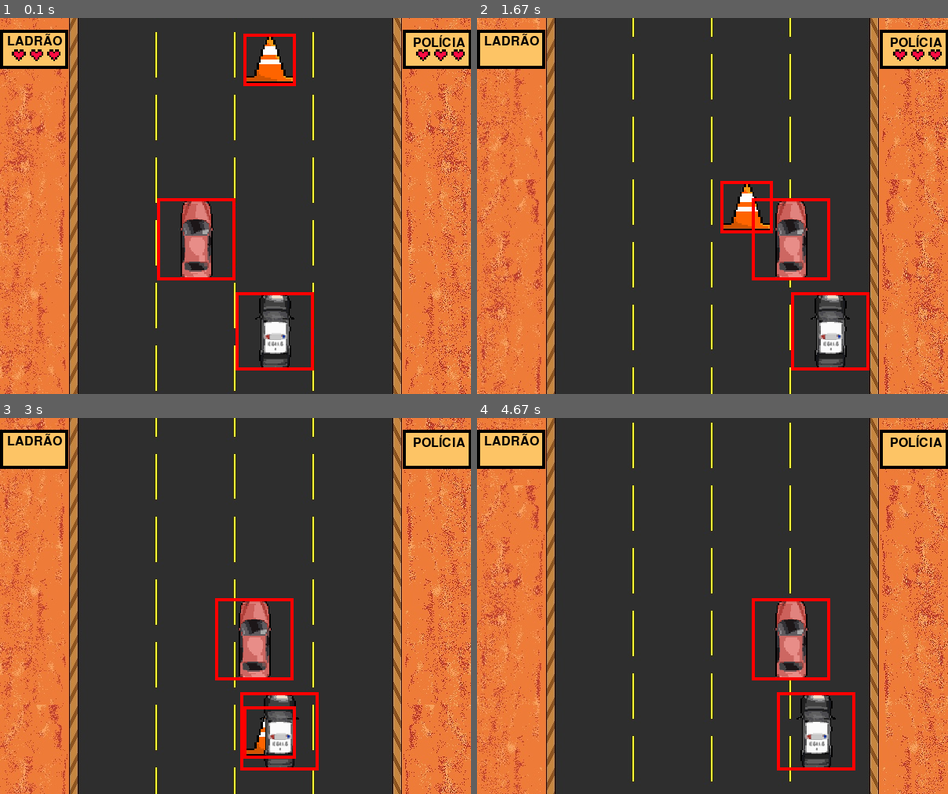
Above: before the commit, frames 1-4 (two rows, left to right).
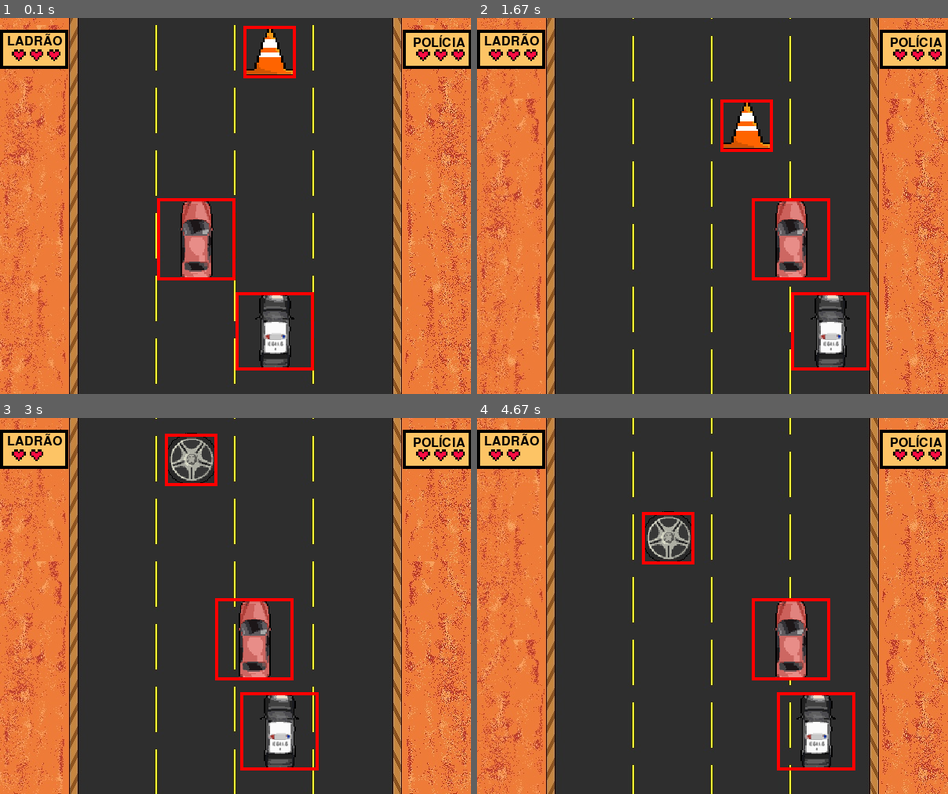
Above: after the commit, the same moments.

Repository: Fdemaiaar/PyGame_Desoft
Game: pygame game, started from main.py
Same seed, same stepped clock (60 frames per second), same inputs: the game is played once before the commit and once after it.
Inputs:
- Up to frame 1 (0.1 s): no input
- Up to frame 2 (1.67 s): hold D 0.33-0.8 s; hold Right 0.33-0.8 s; hold Right 0.83-1.3 s; hold D 0.83-1.3 s; hold Right from 1.33 s (still down); hold D from 1.33 s (still down)
- Up to frame 3 (3 s): release Right at 1.8 s; release D at 1.8 s; hold Left 1.83-2.37 s; hold A 1.83-2.37 s; hold Left 2.4-2.8 s; hold A 2.4-2.8 s; hold Right from 2.83 s (still down); hold D from 2.83 s (still down)
- Up to frame 4 (4.67 s): release Right at 3.47 s; release D at 3.47 s; hold Left 3.5-3.97 s; hold A 3.5-3.97 s; hold Right 4-4.47 s; hold D 4-4.47 s; hold Right from 4.5 s (still down); hold D from 4.5 s (still down)

The runs differ from the first frame. In frame 1, 11% of the frame differs, in the area x 0-100%, y 0-100%; in frame 2, 13%; in frame 3, 11%; in frame 4, 13%.

Commit message:
vidas certas

Diff:
--- a/main.py
+++ b/main.py
@@ -41,7 +41,7 @@
         return screen.blit(self.img,(x,y))
 
     def retangulo(self):
-        return self.img.get_rect()
+        return (self.img).get_rect()
 
 imagens = {
     'ladrao': Imagem('imagens/ladrao.png',100,105),
@@ -54,9 +54,8 @@
     '3vidas': Imagem('imagens/3vidas.png',62.5,15)
 }
 
-for imagem in imagens.keys():
-    imagens[imagem].carregar()
-
+for imagem in imagens.values():
+    imagem.carregar()
 
 # Posições iniciais dos Carros
 ladrao_x = 200
@@ -76,11 +75,29 @@
 # Numero de batidas de cada carro
 batidas_lad = 0
 batidas_pol = 0
+velocidade = 1
 
 jogo = True # Variavel para o jogo ficar rodando
 obst = False # Variavel
 
 corquad = (253,196,101) # Cor do Quadrado
+
+def colisao():
+    global batidas_lad
+    global batidas_pol
+    global velocidade
+    if ladrao_rect.colliderect(obstaculo_rect):
+        batidas_lad += 1
+        if batidas_lad == 3:
+            velocidade = 0
+        return True
+    if policia_rect.colliderect(obstaculo_rect):
+        batidas_pol += 1
+        if batidas_pol == 3:
+            velocidade = 0
+        return True
+    else:
+        return False
 
 
 # loop do Jogo
@@ -90,7 +107,6 @@
             jogo = False # Encerra o jogo quando o usuário sai da tela
 
     screen.blit(bg, (0,0))
-    velocidade = 2
     tecla = pygame.key.get_pressed()
 
     # Movimento da Pista
@@ -109,8 +125,6 @@
     o.plot(obs_x,obs_y)
     obs_y += velocidade # Movimento  do obstáculo
 
-    if obs_y == 465:
-        obst = False # se o obstaculo passar a tela não existem mais obstáculo no jogo
 
     # Imagens
     imagens['ladrao'].plot(ladrao_x,ladrao_y) # Ladrão
@@ -133,10 +147,8 @@
     pygame.draw.rect(screen, (255,0,0), policia_rect, 4)
     pygame.draw.rect(screen, (255,0,0), obstaculo_rect, 4)
 
-    if ladrao_rect.colliderect(obstaculo_rect):
-        batidas_lad += 1
-    if policia_rect.colliderect(obstaculo_rect):
-        batidas_pol += 1
+    if colisao() or obs_y == 465: # se o obstaculo passar a tela não existem mais obstáculo no jogo
+        obst = False
 
     # Vidas
     pygame.draw.rect(screen, corquad, pygame.Rect(0,15,87,50)) # Retângulo Vida ladrão
@@ -146,26 +158,27 @@
 
     if batidas_lad == 0:
         imagens['3vidas'].plot(15,40)
-    elif batidas_lad == 1:
+    if batidas_lad == 1:
         imagens['2vidas'].plot(15,40)
-    elif batidas_lad == 2:
+    if batidas_lad == 2:
         imagens['1vida'].plot(15,40)
     if batidas_pol == 0:
         imagens['3vidas'].plot(530,40)
-    elif batidas_pol == 1:
+    if batidas_pol == 1:
         imagens['2vidas'].plot(530,40)
-    elif batidas_pol == 2:
+    if batidas_pol == 2:
         imagens['1vida'].plot(530,40)
 
     # Comandos
-    if tecla[pygame.K_RIGHT] and policia_x < 400:
-        policia_x += 2
-    if tecla[pygame.K_LEFT] and policia_x > 102.5:
-        policia_x -= 2
-    if tecla[pygame.K_d] and ladrao_x < 400:
-        ladrao_x += 2
-    if tecla[pygame.K_a] and ladrao_x > 102.5:
-        ladrao_x -= 2
+    if velocidade != 0:
+        if tecla[pygame.K_RIGHT] and policia_x < 400:
+            policia_x += 2
+        if tecla[pygame.K_LEFT] and policia_x > 102.5:
+            policia_x -= 2
+        if tecla[pygame.K_d] and ladrao_x < 400:
+            ladrao_x += 2
+        if tecla[pygame.K_a] and ladrao_x > 102.5:
+            ladrao_x -= 2
 
     # Texto das Vidas
     screen.blit(ladraotxt, (9, 20))
